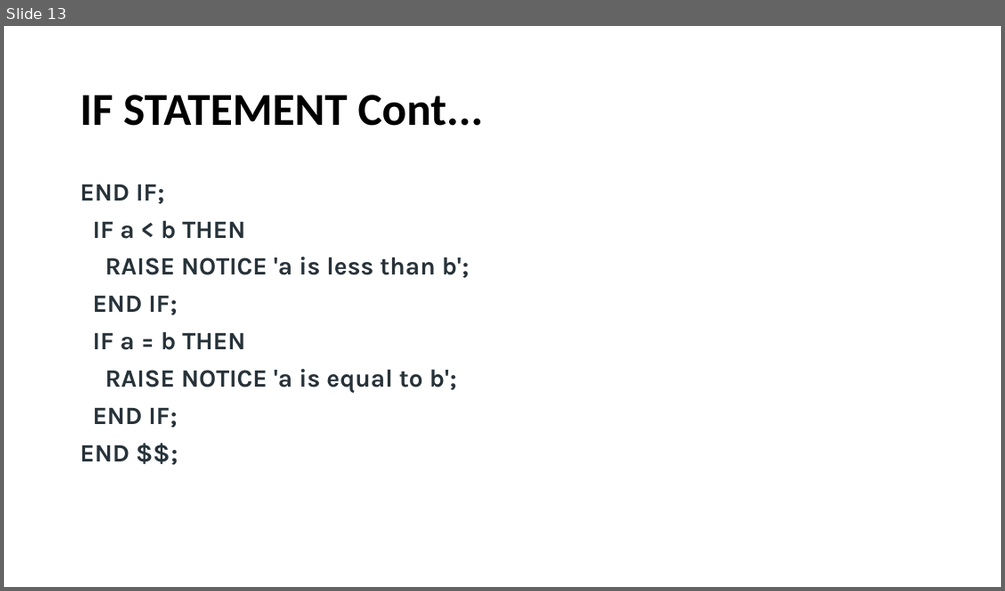
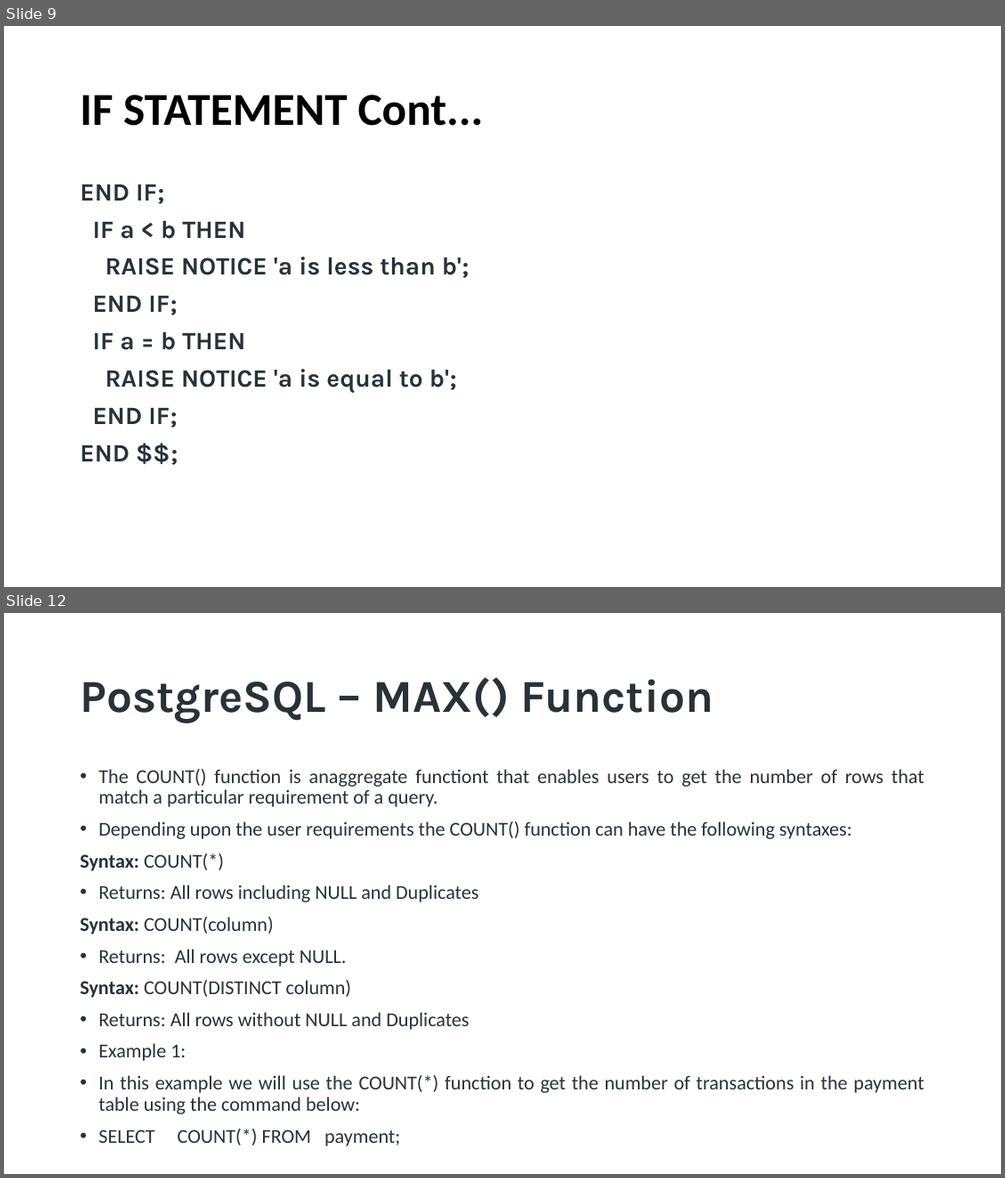
Before and after one commit to spoorthiempowher/Empowher-Curriculum-new, a slide deck: Postgres/postgress_session 3.pptx. Shown one above the other, each under a label of ours: slide 13 before the commit, slides 9 and 12 after it; the slides between them are not shown. The pictures are 1005x591 and 1005x1178 pixels, drawn with LibreOffice and Linux fonts; fonts in the diff are those of the drawing. Boxes give left, top, right and bottom in pixels: in the first picture for what was removed or moved away, otherwise in the second. Text is boxed around its words. In the diff, an @@ line names an element or a change of style, - is before the commit and + after.

Commit message:
Adding Postgress material

```diff
--- a/Postgres/postgress_session 3.pptx
+++ b/Postgres/postgress_session 3.pptx
@@ slide 12 added at [4,613,1001,1174], background #FFFFFF @@
@@ title added at [80,677,713,722], 44 pt, text #273239, bold @@
+PostgreSQL – MAX() Function
@@ text added at [80,769,924,1146], 19 pt, text #273239 @@
+• The COUNT() function is anaggregate functiont that enables users to get the number of rows that match a particular requirement of a query.
+• Depending upon the user requirements the COUNT() function can have the following syntaxes:
+Syntax: COUNT(*)
+• Returns: All rows including NULL and Duplicates
+Syntax: COUNT(column)
+• Returns: All rows except NULL.
+Syntax: COUNT(DISTINCT column)
+• Returns: All rows without NULL and Duplicates
+• Example 1:
+• In this example we will use the COUNT(*) function to get the number of transactions in the payment table using the command below:
+• SELECT COUNT(*) FROM payment;
@@ what was slide 13 is now slide 9 @@
```
Also in this commit, not shown: 2 slides changed, 3 other slides added, 3 slides removed.
